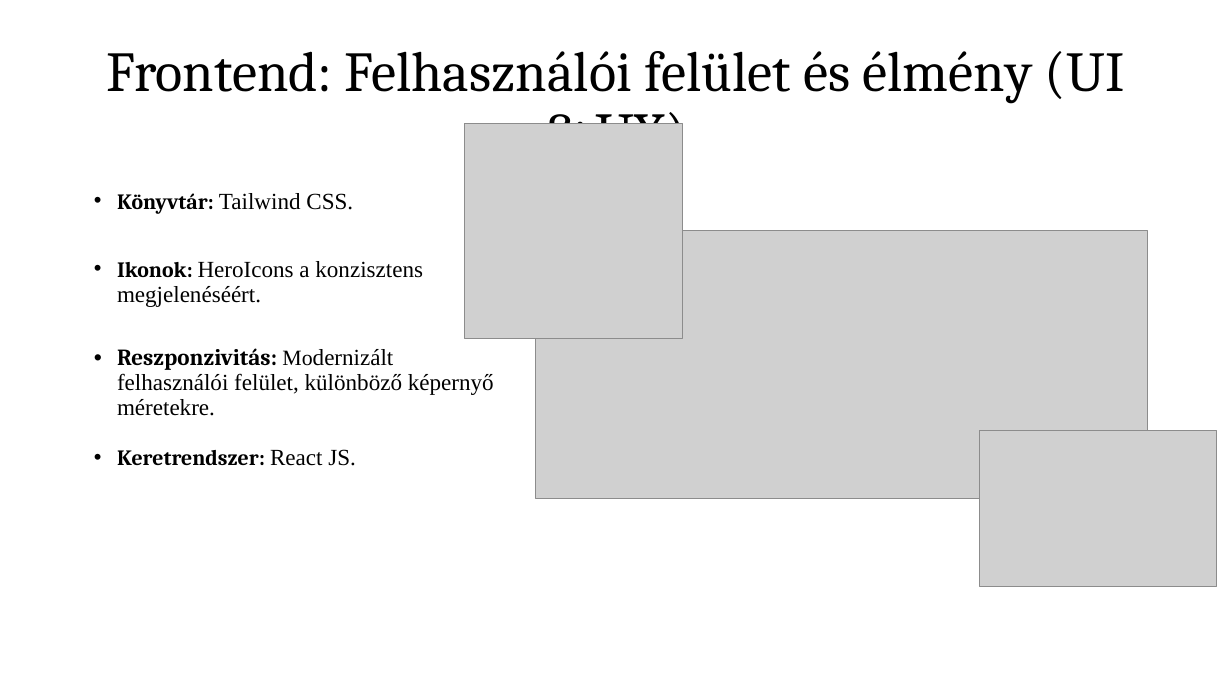
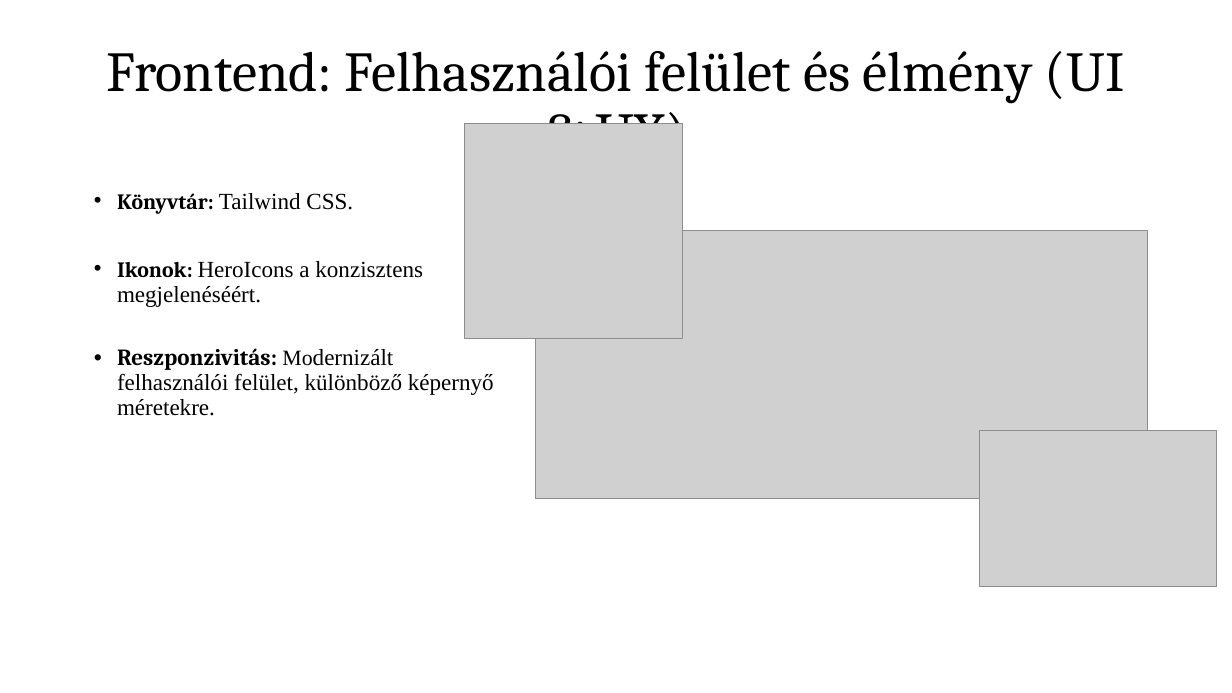
Before and after one commit to tomex1337/13_S1_6_vizsgaremek, a slide deck: slide 9 of docs/Prezentáció/Corelytics presentation.pptx. Drawn at 1232x693 pixels with LibreOffice and Linux fonts; fonts in the diff are those of the drawing; grey boxes stand for pictures. Boxes give left, top, right and bottom in pixels: in the first picture for what was removed or moved away, otherwise in the second. Text is boxed around its words. In the diff, an @@ line names an element or a change of style, - is before the commit and + after.

```diff
--- a/docs/Prezentáció/Corelytics presentation.pptx
+++ b/docs/Prezentáció/Corelytics presentation.pptx
@@ text at <box>117,449,356,466</box>: paragraph removed @@
-• Keretrendszer: React JS.
```
Also in this commit, not shown: 4 other slides changed.
